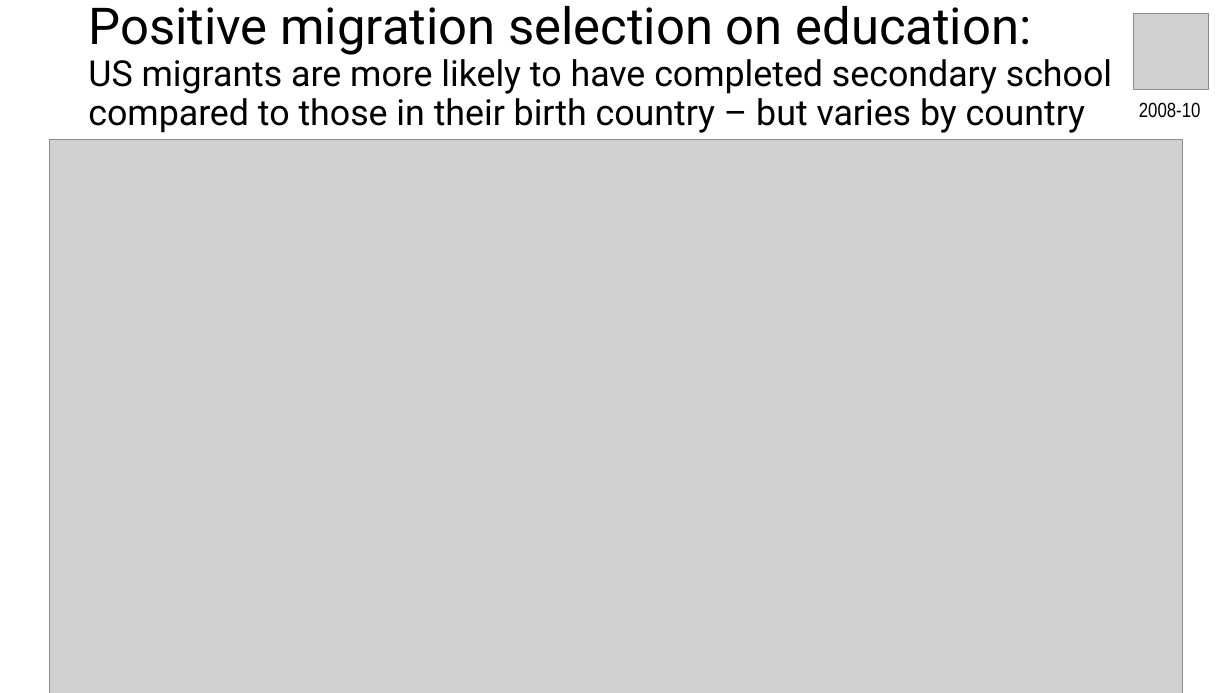
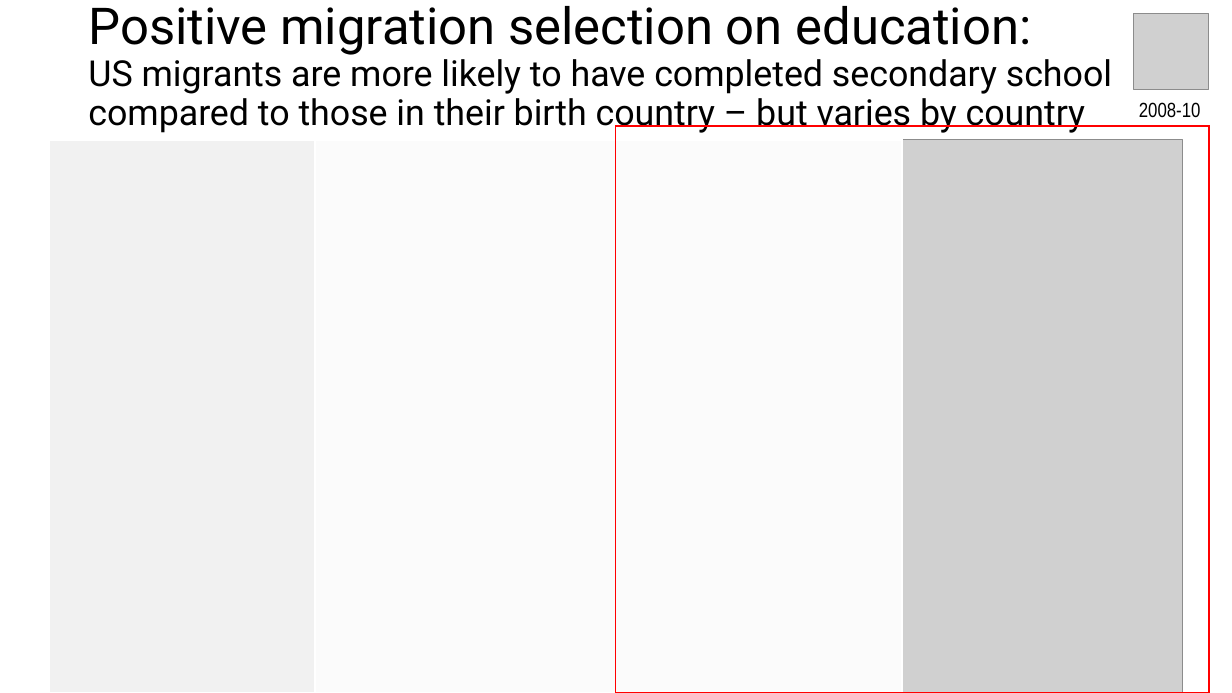
Before and after one commit to chrissoria/international_migration_ses, a slide deck: slide 12 of presentation/PAA_dow_soria_dow_2025.pptx. Drawn at 1232x693 pixels with LibreOffice and Linux fonts; fonts in the diff are those of the drawing; grey boxes stand for pictures. Boxes give left, top, right and bottom in pixels: in the first picture for what was removed or moved away, otherwise in the second. Text is boxed around its words. In the diff, an @@ line names an element or a change of style, - is before the commit and + after.

```diff
--- a/presentation/PAA_dow_soria_dow_2025.pptx
+++ b/presentation/PAA_dow_soria_dow_2025.pptx
@@ rectangle added at bbox=[49, 140, 902, 693], fill #FFFFFF at 72% opacity, outline #FFFFFF 1.5 pt @@
@@ rectangle added at bbox=[315, 140, 902, 693], fill #FFFFFF at 72% opacity, outline #FFFFFF 1.5 pt @@
@@ rectangle added at bbox=[616, 127, 1209, 693], outline #FF0000 1.5 pt @@
```
Also in this commit, not shown: 5 other slides changed, 12 other files.
